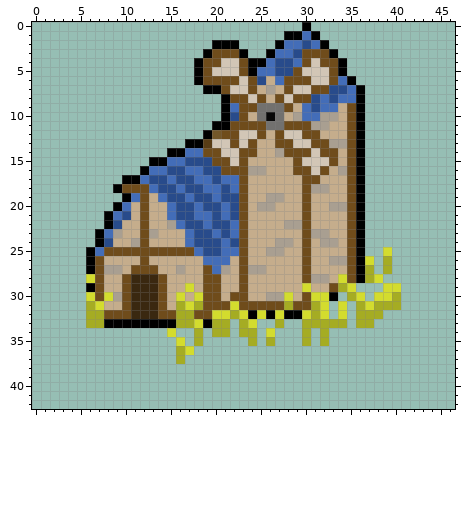
A pixel-art sprite gets an edit: assets/towers/farm/Farm.png. The picture above is the old version.
The file is 47x43 pixels.
New version:
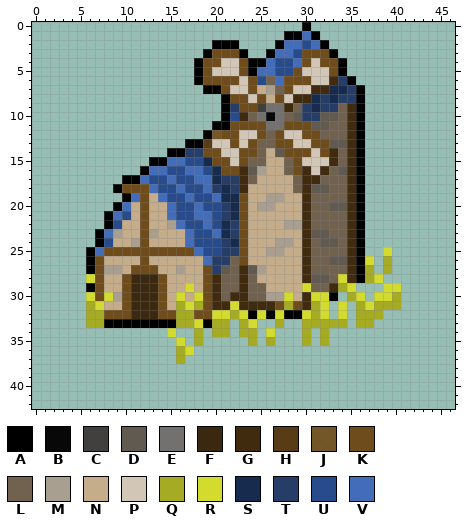
Palette (. is transparent): A #000000  B #080808  C #41403e  D #615a51  E #72716f  F #3a2810  G #402b0f  H #583c15  J #6f4c1be7  K #6f4c1b  L #71624f  M #a99f91  N #c5ad8c  P #d2c6b6  Q #a5ac23  R #d3dc2e  S #172b4e  T #263e67  U #284b8b  V #436db8
Change:
@@ x 15..37 @@
  5 ...AKPPPKAVVUUKPPPKA...
- 6 ...AKKKKPKUNVKKKPPKVA..
- 7 ....AAKPPKNMNKPPKKUUVA.
- 8 ......AKKPKNKPKKUVUVVA.
- 9 ......AVKKEEEKNVUVVNKA.
-10 ......AUKNEBENMVVMMNKA.
-11 .....AAKKKKEEKKKMMNNKA.
-12 ....AJKKPPKNKPPKKNNNKA.
-13 ..AAHPPKPKNNKKPPKKMMKA.
-14 AAVVKKPPKKNNMKKKPKKNKA.
-15 VVUUUKKPKNNNNNKPPPKNKA.
-16 UUVVUUKKKMMNNNKKPKNMKA.
-17 VUUVVUVVKNNNNNNKKNNNKA.
-18 UVUUVVUVKNNNNNNKMMNNKA.
-19 UUVUUVUUKNNMMNNKNNNNKA.
-20 VUUVUUVUKNMMNNNKNNMMKA.
-21 VUUVVUVUKNNNNNNKNNNNKA.
-22 MVUUVUUVKNNNNMMKNNNNKA.
-23 NNVUUVUVKNNNNNNKMMNNKA.
-24 NNVUUUVUKNNNMMNKNMMNKA.
-25 KKKVUUVVKNNMMNNKNNNNKA.
-26 NNNNVVVNKNNNNNNKNNMMKAR
-27 NMNNKVMNKMMNNNNKNNNNKAQ
-28 NNNNKKNNKNNNNNNKMMNRKAQ
-29 NNRNKKNNKNNNNNNRNNKQR..
-30 NRNRKKNKKNNMMRNKRRA.QR.
-31 NQRQKKKRKKKKKQKKQR.R.QR
+ 6 ...AKKKKPKULVKKKPPGTA..
+ 7 ....AAKPPKNMLKPPGGSSTA.
+ 8 ......AKKPKNKPGGSTSTTA.
+ 9 ......ATKKCEEGLTSTTLGA.
+10 ......AUGLEBELDTTDDLGA.
+11 .....AAKKKKEEKKKDDLLGA.
+12 ....AJKKPPKLKPPKKLLLGA.
+13 ..AAHPPKPKLLKKPPKKDDGA.
+14 AATTKKPPKKLNDKKKPKGLGA.
+15 VVUUSKKPKLLNNLKPPPGLGA.
+16 UUVVUSKKGDMNNLKGPGLDGA.
+17 VUUVVSTTGLNNNNLGGLLLGA.
+18 UVUUVTSTGNNNNNLGDDLLGA.
+19 UUVUUVSSKNNMMNNGLLLLGA.
+20 VUUVUUTSKNMMNNNGLLDDGA.
+21 VUUVVUTSKNNNNNNGLLLLGA.
+22 MVUUVUSTKNNNNMMGLLLLGA.
+23 NNVUUVSTKNNNNNNGDDLLGA.
+24 NNVUUUTSKNNNMMNGLDDLGA.
+25 KKKVUUTTKNNMMNNGLLLLGA.
+26 NNNNVTTLKNNNNNNGLLDDGAR
+27 NMNNKTDLGDMNNNNGLLLLGAQ
+28 NNNNKGLLGLNNNNNGDDLRGAQ
+29 NNRNKGLLGLLNNNNRLLGQR..
+30 NRNRKGLGGLLMMRNGRRA.QR.
+31 NQRQKGGRGGGGKQKGQR.R.QR
 32 KQQKKRRQRARARAARQR.R.QQ
Where, in picture pixels (left, top, right, bottom), the same in both pictures:
changed: (185, 76, 356, 310)
